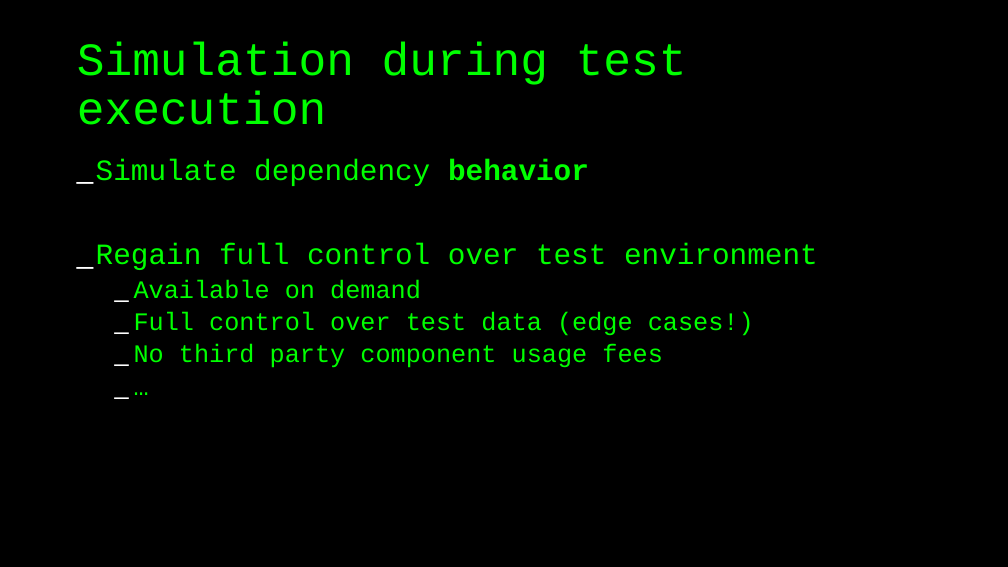
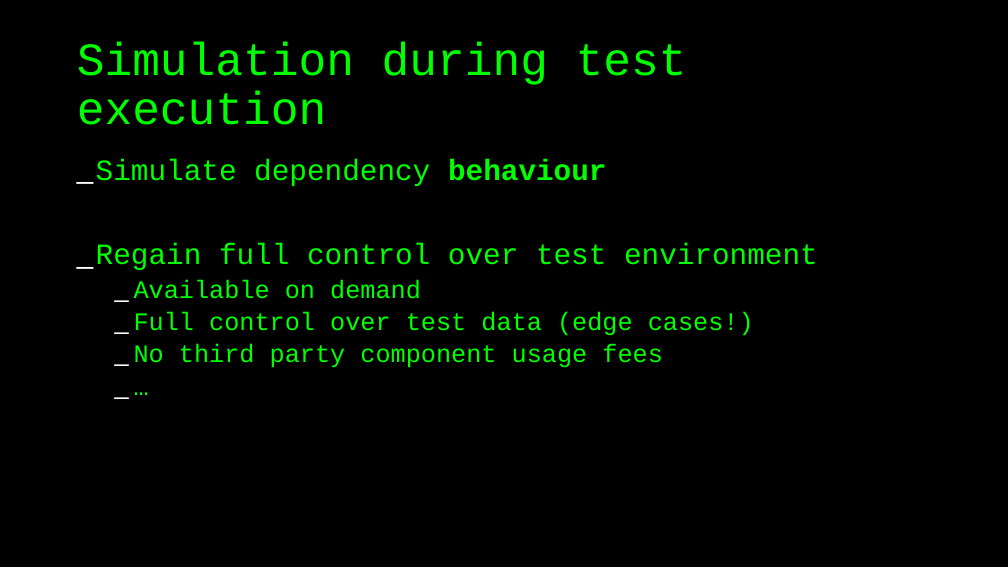
Before and after one commit to basdijkstra/wiremock-workshop, a slide deck: slide 6 of wiremock_workshop.odp. Drawn at 1008x567 pixels with LibreOffice and Linux fonts; fonts in the diff are those of the drawing. Boxes give left, top, right and bottom in pixels: in the first picture for what was removed or moved away, otherwise in the second. Text is boxed around its words. In the diff, an @@ line names an element or a change of style, - is before the commit and + after.

```diff
--- a/wiremock_workshop.odp
+++ b/wiremock_workshop.odp
@@ text at (x1=96, y1=159, x2=607, y2=186): text changed @@
-_ Simulate dependency behavior
+_ Simulate dependency behaviour
```
Also in this commit, not shown: 16 other slides changed, 17 slides added, 21 slides removed, 6 other files.
